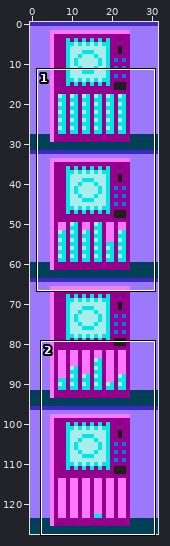
Sprite sheet, stored at resources/img/rooms/condom_machine.png. Above, an overview of the earlier version with the close-up marked.
Close-up. Before:
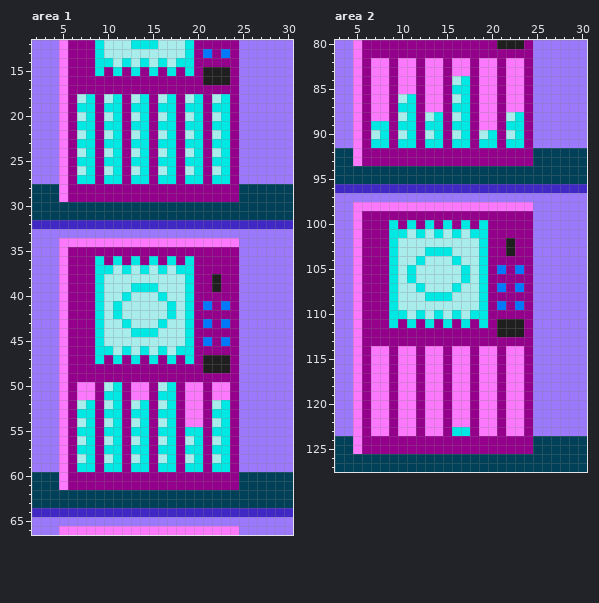
The file is 32x128 pixels. Shown: area 1: x 2..30, y 12..66; area 2: x 3..30, y 80..127.
And afterwards:
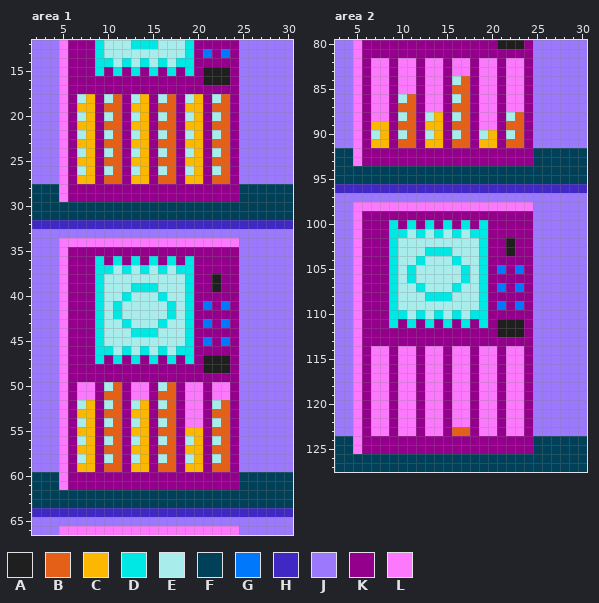
Palette (. is transparent): A #1f1f1f  B #e46018  C #fcb800  D #00e8e4  E #a9ecec  F #004058  G #0078fc  H #4028c4  J #9c78fc  K #94008c  L #fc78fc
Commit: Changed condom machine colours to fit stockable items colour theme
Edits made:
Area 1:
y 18: x 8 D -> C; x 11 D -> B; x 14 D -> C; x 17 D -> B; x 20 D -> C; x 23 D -> B
y 19: x 7..8 DD -> CC; x 10..11 DD -> BB; x 13..14 DD -> CC; x 16..17 DD -> BB; x 19..20 DD -> CC; x 22..23 DD -> BB
y 20: x 8 D -> C; x 11 D -> B; x 14 D -> C; x 17 D -> B; x 20 D -> C; x 23 D -> B
y 21: x 7..8 DD -> CC; x 10..11 DD -> BB; x 13..14 DD -> CC; x 16..17 DD -> BB; x 19..20 DD -> CC; x 22..23 DD -> BB
y 22: x 8 D -> C; x 11 D -> B; x 14 D -> C; x 17 D -> B; x 20 D -> C; x 23 D -> B
y 23: x 7..8 DD -> CC; x 10..11 DD -> BB; x 13..14 DD -> CC; x 16..17 DD -> BB; x 19..20 DD -> CC; x 22..23 DD -> BB
y 24: x 8 D -> C; x 11 D -> B; x 14 D -> C; x 17 D -> B; x 20 D -> C; x 23 D -> B
y 25: x 7..8 DD -> CC; x 10..11 DD -> BB; x 13..14 DD -> CC; x 16..17 DD -> BB; x 19..20 DD -> CC; x 22..23 DD -> BB
y 26: x 8 D -> C; x 11 D -> B; x 14 D -> C; x 17 D -> B; x 20 D -> C; x 23 D -> B
y 27: x 7..8 DD -> CC; x 10..11 DD -> BB; x 13..14 DD -> CC; x 16..17 DD -> BB; x 19..20 DD -> CC; x 22..23 DD -> BB
y 50: x 11 D -> B; x 17 D -> B
y 51: x 10..11 DD -> BB; x 16..17 DD -> BB
y 52: x 8 D -> C; x 11 D -> B; x 14 D -> C; x 17 D -> B; x 23 D -> B
y 53: x 7..8 DD -> CC; x 10..11 DD -> BB; x 13..14 DD -> CC; x 16..17 DD -> BB; x 22..23 DD -> BB
y 54: x 8 D -> C; x 11 D -> B; x 14 D -> C; x 17 D -> B; x 23 D -> B
y 55: x 7..8 DD -> CC; x 10..11 DD -> BB; x 13..14 DD -> CC; x 16..17 DD -> BB; x 19..20 DD -> CC; x 22..23 DD -> BB
y 56: x 8 D -> C; x 11 D -> B; x 14 D -> C; x 17 D -> B; x 20 D -> C; x 23 D -> B
y 57: x 7..8 DD -> CC; x 10..11 DD -> BB; x 13..14 DD -> CC; x 16..17 DD -> BB; x 19..20 DD -> CC; x 22..23 DD -> BB
y 58: x 8 D -> C; x 11 D -> B; x 14 D -> C; x 17 D -> B; x 20 D -> C; x 23 D -> B
y 59: x 7..8 DD -> CC; x 10..11 DD -> BB; x 13..14 DD -> CC; x 16..17 DD -> BB; x 19..20 DD -> CC; x 22..23 DD -> BB
Area 2:
y 84: x 17 D -> B
y 85: x 16..17 DD -> BB
y 86: x 11 D -> B; x 17 D -> B
y 87: x 10..11 DD -> BB; x 16..17 DD -> BB
y 88: x 11 D -> B; x 14 D -> C; x 17 D -> B; x 23 D -> B
y 89: x 7..8 DD -> CC; x 10..11 DD -> BB; x 13..14 DD -> CC; x 16..17 DD -> BB; x 22..23 DD -> BB
y 90: x 8 D -> C; x 11 D -> B; x 14 D -> C; x 17 D -> B; x 20 D -> C; x 23 D -> B
y 91: x 7..8 DD -> CC; x 10..11 DD -> BB; x 13..14 DD -> CC; x 16..17 DD -> BB; x 19..20 DD -> CC; x 22..23 DD -> BB
y 123: x 16..17 DD -> BB
Boxes around the changes in both close-ups, in picture pixels (x1, y1, x2, y2):
changed: (77, 94, 230, 184)
changed: (77, 382, 230, 472)
changed: (371, 76, 524, 148)
changed: (452, 427, 470, 436)
